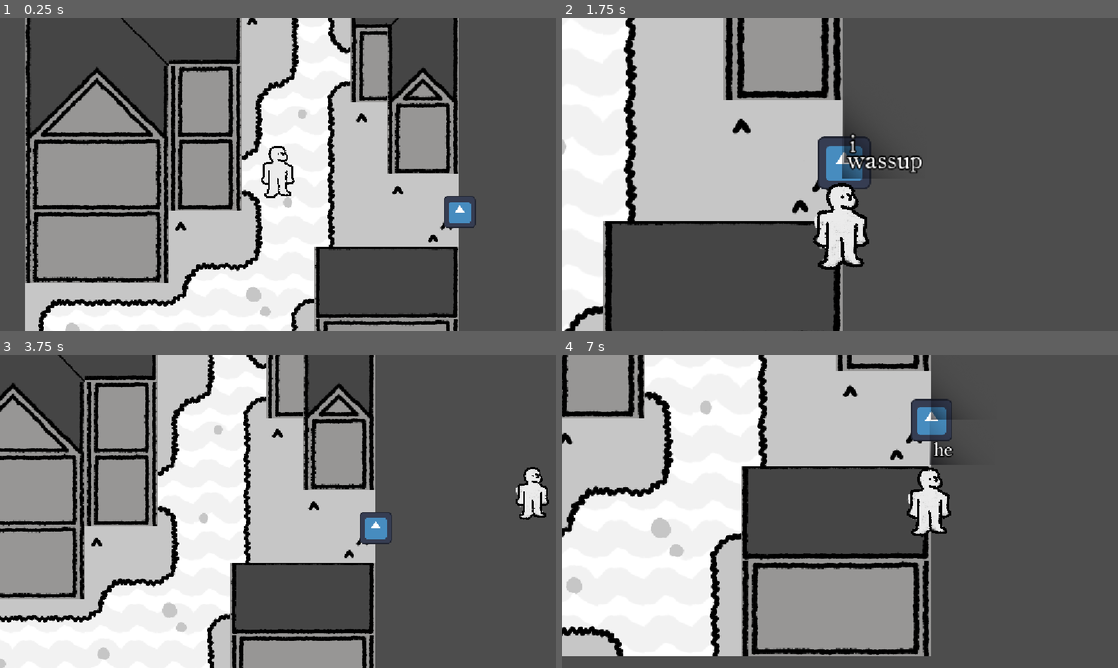
Above: before the commit, frames 1-4 (two rows, left to right).
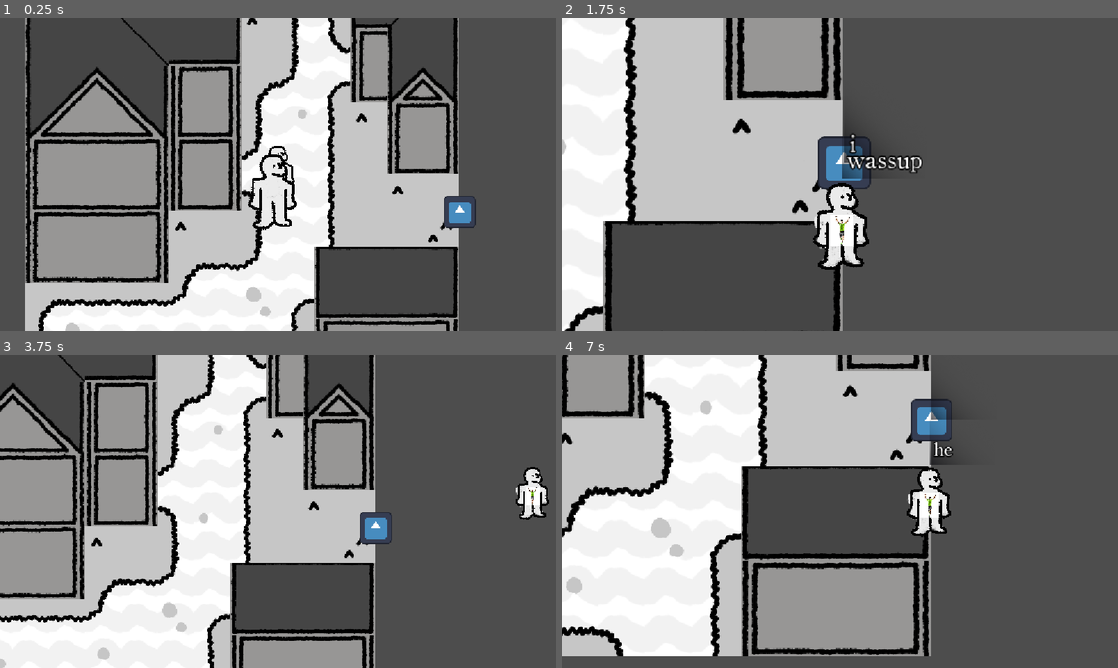
Above: after the commit, the same moments.

Repository: bobthefroog/ogpcpjlk
Game: Godot game, scene res://main.tscn
The game is run twice, just before and just after one commit, with the same random seed, the same clock (stepped at 60 frames per second) and the same inputs. The engine's default icon, where the game draws it, is replaced by a stand-in: a white triangle on a blue panel in a dark square.
Inputs (mouse positions are in pixels of both pictures, inside the frame that each line leads up to):
- Up to frame 1 (0.25 s): no input
- Up to frame 2 (1.75 s): tap Enter at 0.5 s; move the mouse to (962, 158) at 0.52 s; hold D (right) 0.53-1.28 s; click (962, 158) at 0.6 s; move the mouse to (728, 190) at 1.27 s; hold S (down) from 1.28 s (still down); click (728, 190) at 1.35 s
- Up to frame 3 (3.75 s): move the mouse to (333, 442) at 2.02 s; release S (down) at 2.03 s; hold D (right) 2.03-2.78 s; click (333, 442) at 2.1 s; move the mouse to (250, 574) at 2.77 s; hold W (up) 2.78-3.53 s; click (250, 574) at 2.85 s; move the mouse to (444, 558) at 3.52 s; hold A (left) from 3.53 s (still down); click (444, 558) at 3.6 s
- Up to frame 4 (7 s): move the mouse to (673, 464) at 4.27 s; click (673, 464) at 4.35 s; move the mouse to (867, 511) at 5.02 s; release A (left) at 5.03 s; hold S (down) 5.03-5.78 s; click (867, 511) at 5.1 s; move the mouse to (756, 433) at 5.77 s; hold D (right) 5.78-6.53 s; click (756, 433) at 5.85 s; move the mouse to (962, 495) at 6.52 s; hold W (up) from 6.53 s (still down); click (962, 495) at 6.6 s

The runs differ from the first frame. In frame 1, 0.6% of the frame differs, in the area x 44-54%, y 43-68%; in frame 2, 0.1%; in frame 3, less than 0.1%; in frame 4, less than 0.1%.

Commit message:
walking animation probaly working
uh i made walking animation code for our main character, dont have any animations for it yet should be working

Diff:
--- a/main.tscn
+++ b/main.tscn
@@ -5,10 +5,87 @@
 [ext_resource type="PackedScene" uid="uid://dqu1fgmwtpdxr" path="res://ptalk.tscn" id="3_1bvp3"]
 [ext_resource type="PackedScene" uid="uid://6we7bvbaucve" path="res://testarea.tscn" id="3_h2yge"]
 [ext_resource type="Script" uid="uid://do3g7wsdcb0jo" path="res://ptalk.gd" id="4_lquwl"]
+[ext_resource type="Texture2D" uid="uid://ph6px2usk8bu" path="res://art/Untitled.png" id="5_efxa6"]
 [ext_resource type="Texture2D" uid="uid://cjmf7y1u07qik" path="res://icon.svg" id="6_7mycd"]
 [ext_resource type="PackedScene" uid="uid://dapghmd2fnxlt" path="res://npctalk.tscn" id="7_272bh"]
+[ext_resource type="Texture2D" uid="uid://1qsr16ie0ll8" path="res://art/animation test/images.jpg" id="7_w48qg"]
 [ext_resource type="Script" uid="uid://1f15eosmrv3s" path="res://npctalk.gd" id="8_5vw27"]
 [ext_resource type="Script" uid="uid://b1mrf1b1mxsn6" path="res://camera.gd" id="9_kek77"]
+
+[sub_resource type="SpriteFrames" id="SpriteFrames_8lruo"]
+animations = [{
+"frames": [{
+"duration": 1.0,
+"texture": ExtResource("5_efxa6")
+}],
+"loop": 1,
+"name": &"idle_down",
+"speed": 5.0
+}, {
+"frames": [{
+"duration": 1.0,
+"texture": ExtResource("5_efxa6")
+}],
+"loop": 1,
+"name": &"idle_down_1",
+"speed": 5.0
+}, {
+"frames": [{
+"duration": 1.0,
+"texture": ExtResource("5_efxa6")
+}],
+"loop": 1,
+"name": &"idle_left",
+"speed": 5.0
+}, {
+"frames": [{
+"duration": 1.0,
+"texture": ExtResource("5_efxa6")
+}],
+"loop": 1,
+"name": &"idle_right",
+"speed": 5.0
+}, {
+"frames": [{
+"duration": 1.0,
+"texture": ExtResource("5_efxa6")
+}],
+"loop": 1,
+"name": &"idle_up",
+"speed": 5.0
+}, {
+"frames": [{
+"duration": 1.0,
+"texture": ExtResource("7_w48qg")
+}],
+"loop": 1,
+"name": &"walk_down",
+"speed": 5.0
+}, {
+"frames": [{
+"duration": 1.0,
+"texture": ExtResource("7_w48qg")
+}],
+"loop": 1,
+"name": &"walk_left",
+"speed": 5.0
+}, {
+"frames": [{
+"duration": 1.0,
+"texture": ExtResource("7_w48qg")
+}],
+"loop": 1,
+"name": &"walk_right",
+"speed": 5.0
+}, {
+"frames": [{
+"duration": 1.0,
+"texture": ExtResource("7_w48qg")
+}],
+"loop": 1,
+"name": &"walkup",
+"speed": 5.0
+}]
 
 [sub_resource type="CircleShape2D" id="CircleShape2D_msgtk"]
 radius = 144.36066
@@ -22,6 +99,12 @@
 z_index = 10
 position = Vector2(0, -86)
 script = ExtResource("4_lquwl")
+
+[node name="AnimatedSprite2D" type="AnimatedSprite2D" parent="Player" unique_id=633370327]
+z_index = 1
+scale = Vector2(0.1, 0.1)
+sprite_frames = SubResource("SpriteFrames_8lruo")
+animation = &"idle_down_1"
 
 [node name="testarea" parent="." unique_id=450002822 instance=ExtResource("3_h2yge")]
 
--- a/player.gd
+++ b/player.gd
@@ -1,7 +1,8 @@
 extends CharacterBody2D
 
 var speed = 3000
-
+var current_dir = "none"
+@onready var animated_sprite: AnimatedSprite2D = $AnimatedSprite2D
 func _physics_process(delta: float) -> void:
 	var dir = Vector2(Input.get_axis("left", "right"),Input.get_axis("up", "down")).normalized()
 
@@ -9,3 +10,36 @@
 	velocity /= 1.15
 
 	move_and_slide()
+	animation_update()
+	direction_update(dir)
+
+func direction_update(dir: Vector2) -> void:
+	if dir == Vector2.ZERO:
+		return
+	if abs(dir.x) > abs(dir.y):
+		animated_sprite.flip_h = false
+		if dir.x > 0:
+			current_dir = "_right"
+			animated_sprite.flip_h = false
+		else:
+			current_dir = "_left"
+			animated_sprite.flip_h = true
+	else:
+
+		if dir.y > 0:
+			current_dir = "_up"
+
+		else:
+			current_dir = "_down"
+
+
+
+
+func animation_update() -> void:
+	if velocity.length() < 10:
+		if current_dir == "none":
+			animated_sprite.play("idle_down_1")
+		else:
+			animated_sprite.play("idle" + current_dir)
+	else:
+		animated_sprite.play("walk" + current_dir)
